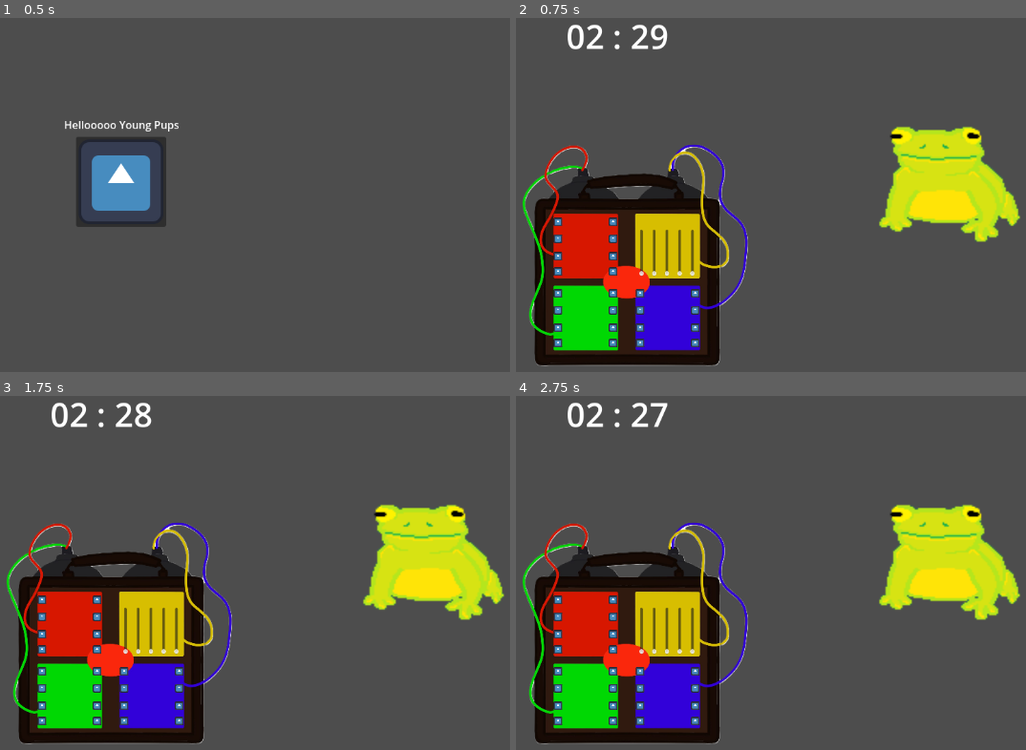
Above: before the commit, frames 1-4 (two rows, left to right).
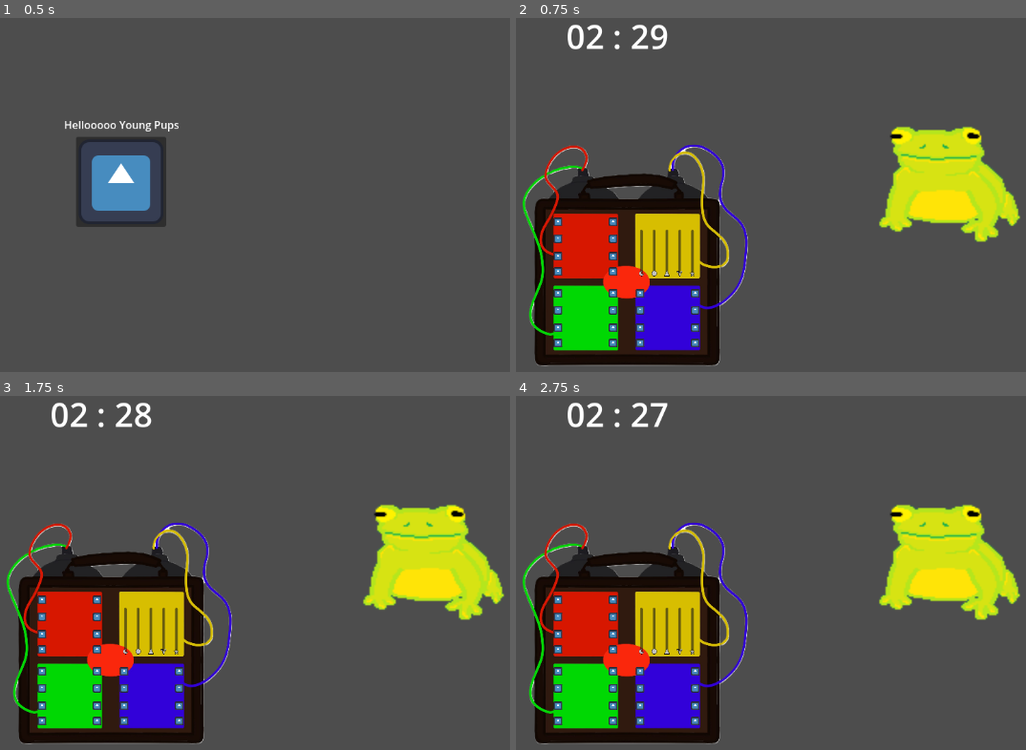
Above: after the commit, the same moments.

Repository: DepressoExpressoBoi/Godot-Wild-Jam-Signal
Game: Godot game, scene res://scenes/game_controller.tscn
Two runs of this game, one before a commit and one after it. Both use one fixed random seed, a clock stepped at 60 frames per second and the inputs below. The engine's default icon, where the game draws it, is replaced by a stand-in: a white triangle on a blue panel in a dark square.
Inputs (mouse positions are in pixels of both pictures, inside the frame that each line leads up to):
- Up to frame 1 (0.5 s): no input
- Up to frame 2 (0.75 s): click (638, 180) at 0.5 s
- Up to frame 3 (1.75 s): click (122, 672) at 1.27 s
- Up to frame 4 (2.75 s): click (638, 689) at 2.02 s

Frame 1 is identical in both runs. In frame 2, less than 0.1% of the frame differs, in the area x 24-36%, y 71-74%; in frame 3, less than 0.1%; in frame 4, less than 0.1%.

Commit message:
Added basic image icons for all of the shapes. Also updates powerslider puzzle with its own icons for the sliders for each shape

Diff:
--- a/scenes/bomb.gd
+++ b/scenes/bomb.gd
@@ -1,5 +1,6 @@
 extends Sprite2D
-@onready var all_puzzles = [$WireMatch, $PowerSliders, $PowerSliders2, $WireMatch2, $WireMatch3, $PowerSliders3]
+#@onready var all_puzzles = [$WireMatch, $PowerSliders, $PowerSliders2, $WireMatch2, $WireMatch3, $PowerSliders3]
+@onready var all_puzzles = get_children()
 var bomb_puzzles = []
 var colors = ['red', 'yellow', 'green', 'blue']
 
--- a/scenes/puzzle_scenes/power_sliders.tscn
+++ b/scenes/puzzle_scenes/power_sliders.tscn
@@ -1,6 +1,21 @@
 [gd_scene format=3 uid="uid://c8llpsare1wuv"]
 
 [ext_resource type="Script" uid="uid://dmbr8lgepgxln" path="res://scripts/puzzle_scripts/power_sliders.gd" id="1_5ra1q"]
+[ext_resource type="Texture2D" uid="uid://cd5r2ibcvp6pg" path="res://assets/shape_icons/moon/moon_icon_grabber.png" id="2_oywjm"]
+[ext_resource type="Texture2D" uid="uid://dnjfp6httqfq8" path="res://assets/shape_icons/moon/moon_icon_grabber_highlight.png" id="3_q5otn"]
+[ext_resource type="Texture2D" uid="uid://dvvldh7e2hl8" path="res://assets/shape_icons/moon/moon_icon_grabber_disbaled.png" id="4_7iq0n"]
+[ext_resource type="Texture2D" uid="uid://k0b4528komes" path="res://assets/shape_icons/circle/circle_icon_grabber.png" id="5_81wx4"]
+[ext_resource type="Texture2D" uid="uid://cwf6kburc2qie" path="res://assets/shape_icons/circle/circle_icon_grabber_highlight.png" id="6_3bsub"]
+[ext_resource type="Texture2D" uid="uid://wx3gasitwedh" path="res://assets/shape_icons/circle/circle_icon_grabber_disabled.png" id="7_tbp3k"]
+[ext_resource type="Texture2D" uid="uid://cwdd13k6r45t6" path="res://assets/shape_icons/triangle/triangle_icon_grabber.png" id="8_gxvee"]
+[ext_resource type="Texture2D" uid="uid://strtd7ifv0vq" path="res://assets/shape_icons/triangle/triangle_icon_grabber_highlight.png" id="9_w7yhs"]
+[ext_resource type="Texture2D" uid="uid://bk0klkqtovov7" path="res://assets/shape_icons/triangle/triangle_icon_grabber_disabled.png" id="10_mhygn"]
+[ext_resource type="Texture2D" uid="uid://5g11dfdeetd5" path="res://assets/shape_icons/fork4/fork4_icon_grabber.png" id="11_6fg5l"]
+[ext_resource type="Texture2D" uid="uid://cp4dpr5vc20p4" path="res://assets/shape_icons/fork4/fork4_icon_grabber_highlight.png" id="12_crmsf"]
+[ext_resource type="Texture2D" uid="uid://caorryymn8yhh" path="res://assets/shape_icons/fork4/fork4_icon_grabber_disabled.png" id="13_6fpf3"]
+[ext_resource type="Texture2D" uid="uid://c2rwenfyg6frg" path="res://assets/shape_icons/star/star_icon_grabber.png" id="14_p6idw"]
+[ext_resource type="Texture2D" uid="uid://d3ks6rinpom2i" path="res://assets/shape_icons/star/star_icon_grabber_highlight.png" id="15_bb2ht"]
+[ext_resource type="Texture2D" uid="uid://dvcmmonut6oiw" path="res://assets/shape_icons/star/star_icon_grabber_disabled.png" id="16_e8sc6"]
 
 [node name="PowerSliders" type="Control" unique_id=124821330]
 layout_mode = 3
@@ -29,6 +44,9 @@
 offset_right = 43.199997
 offset_bottom = 396.8
 scale = Vector2(5, 5)
+theme_override_icons/grabber = ExtResource("2_oywjm")
+theme_override_icons/grabber_highlight = ExtResource("3_q5otn")
+theme_override_icons/grabber_disabled = ExtResource("4_7iq0n")
 max_value = 1.0
 scrollable = false
 
@@ -40,6 +58,9 @@
 offset_right = 235.2
 offset_bottom = 396.8
 scale = Vector2(5, 5)
+theme_override_icons/grabber = ExtResource("5_81wx4")
+theme_override_icons/grabber_highlight = ExtResource("6_3bsub")
+theme_override_icons/grabber_disabled = ExtResource("7_tbp3k")
 max_value = 1.0
 scrollable = false
 
@@ -51,6 +72,9 @@
 offset_right = 427.2
 offset_bottom = 396.8
 scale = Vector2(5, 5)
+theme_override_icons/grabber = ExtResource("8_gxvee")
+theme_override_icons/grabber_highlight = ExtResource("9_w7yhs")
+theme_override_icons/grabber_disabled = ExtResource("10_mhygn")
 max_value = 1.0
 scrollable = false
 
@@ -62,6 +86,9 @@
 offset_right = 619.2
 offset_bottom = 396.8
 scale = Vector2(5, 5)
+theme_override_icons/grabber = ExtResource("11_6fg5l")
+theme_override_icons/grabber_highlight = ExtResource("12_crmsf")
+theme_override_icons/grabber_disabled = ExtResource("13_6fpf3")
 max_value = 1.0
 scrollable = false
 
@@ -73,6 +100,9 @@
 offset_right = 811.2
 offset_bottom = 396.8
 scale = Vector2(5, 5)
+theme_override_icons/grabber = ExtResource("14_p6idw")
+theme_override_icons/grabber_highlight = ExtResource("15_bb2ht")
+theme_override_icons/grabber_disabled = ExtResource("16_e8sc6")
 max_value = 1.0
 scrollable = false
 
Binary file added: assets/shape_icons/bun/bun_icon.png
Not shown, added: assets/shape_icons/bun/bun_icon.png.import
Binary file added: assets/shape_icons/circle/circle_icon.png
Not shown, added: assets/shape_icons/circle/circle_icon.png.import
Binary file added: assets/shape_icons/circle/circle_icon_grabber.png
Not shown, added: assets/shape_icons/circle/circle_icon_grabber.png.import
Binary file added: assets/shape_icons/circle/circle_icon_grabber_disabled.png
Not shown, added: assets/shape_icons/circle/circle_icon_grabber_disabled.png.import
Binary file added: assets/shape_icons/circle/circle_icon_grabber_highlight.png
Not shown, added: assets/shape_icons/circle/circle_icon_grabber_highlight.png.import
Binary file added: assets/shape_icons/fork3/fork3_icon.png
Not shown, added: assets/shape_icons/fork3/fork3_icon.png.import
(and 46 more such lines)
